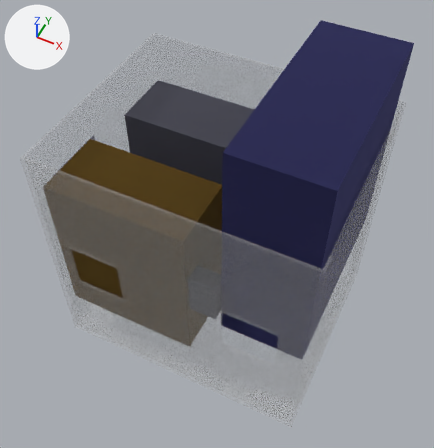
Renders of the glTF model assemblies/grid-container/feeder/assembly-exploded.glb from each side of a commit.
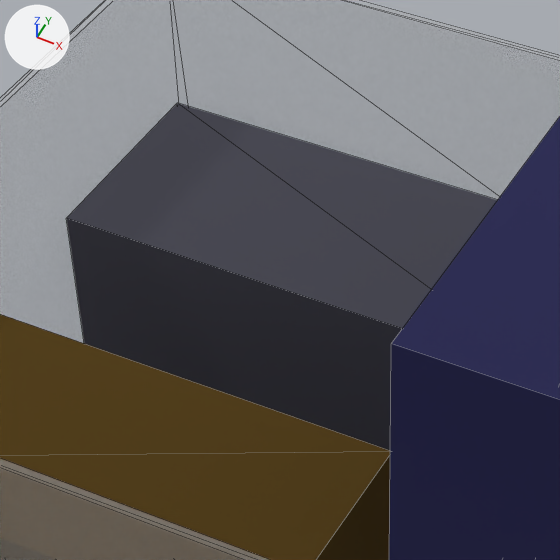
There are two pictures of each version: one whole from a 50 mm lens placed at (2013.0, -4142.0, 6656.0), pointed at (-2.0, -111.0, 1618.0), one close up on the part from 24% to 63% of the width and 11% to 49% of the height. The axes (+X, +Y, +Z) are drawn at upper left. The lights are the same throughout. The last two pictures show the newer version. The close-ups show mesh edges as thin lines. Where no turn or scale is listed for an object, it has been applied to the vertices. Vertices at exactly the same position are counted once.

Objects in the first close-up: 'GRD-LVS-001', 'GRD-SWG-001', 'GRD-XFM-001', 'container_shell'.
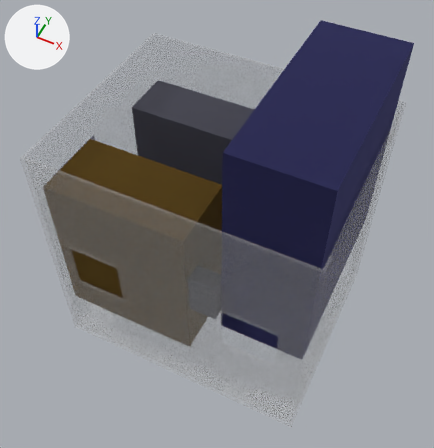
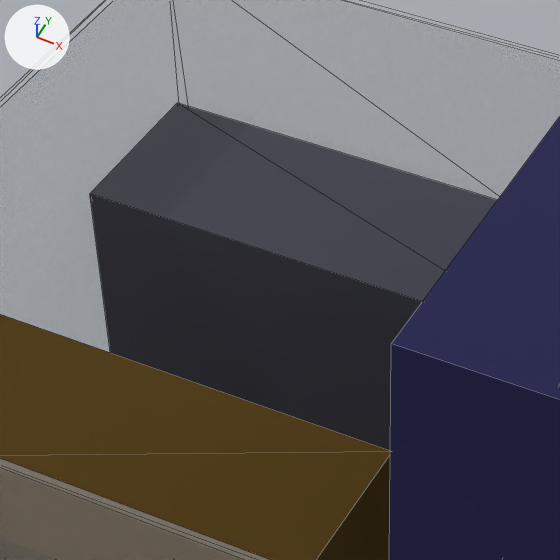
Where the newer file only moved an object's origin or applied its transform, the numbers keep the older frame.

What differs and where, as boxes [x1, y1, x2, y2] in the close-ups (560 x 560 px; the box of a moved part takes in the faces that stretch with it):
part 1 of me_grd_lvs_001, moved or reshaped
    before: [66, 110, 446, 353]
    after: [90, 110, 446, 353]

Edits to the bpy script that builds the scene:
```text
Change me_grd_lvs_001:
    used by ob_grd_lvs_001; location = (-510.0, 737.0, 1162.0)
    verts and faces of me_grd_lvs_001; kept vertices keep their numbers, new ones are numbered from 8
    before: 0 (915.0, -381.0, -1162.0), 1 (915.0, -381.0, 1162.0), 2 (-915.0, -381.0, -1162.0), 3 (-915.0, -381.0, 1162.0) at pixel (66, 218), 4 (915.0, 381.0, -1162.0)
    before: 5 (915.0, 381.0, 1162.0), 6 (-915.0, 381.0, -1162.0), 7 (-915.0, 381.0, 1162.0) at pixel (177, 102)
    remove me_grd_lvs_001.from_pydata(...)  # 8 vertices, 12 faces; spans x -915.0..915.0, y -381.0..381.0, z -1162.0..1162.0
    add me_grd_lvs_001.from_pydata(...)  # 8 vertices, 12 faces; spans x -915.0..915.0, y -229.0..381.0, z -1162.0..1162.0
    me_grd_lvs_001 part 1
    add delete_faces([(0, 4, 5), (0, 5, 1), (2, 7, 6), (2, 3, 7)])
    add for i in [*range(0, 4)]: verts[i] += (0.0, 152.0, 0.0)
    add faces += [(0, 4, 1), (1, 4, 5), (2, 3, 6), (3, 7, 6)]
```
